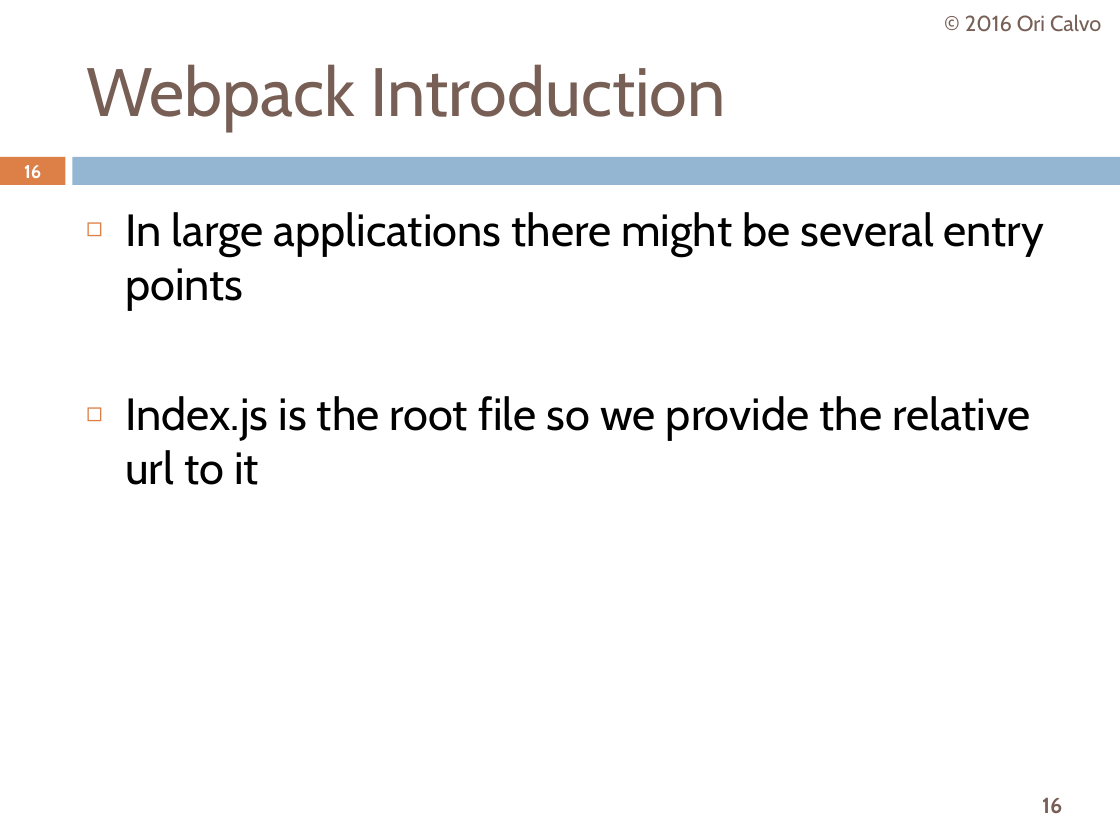
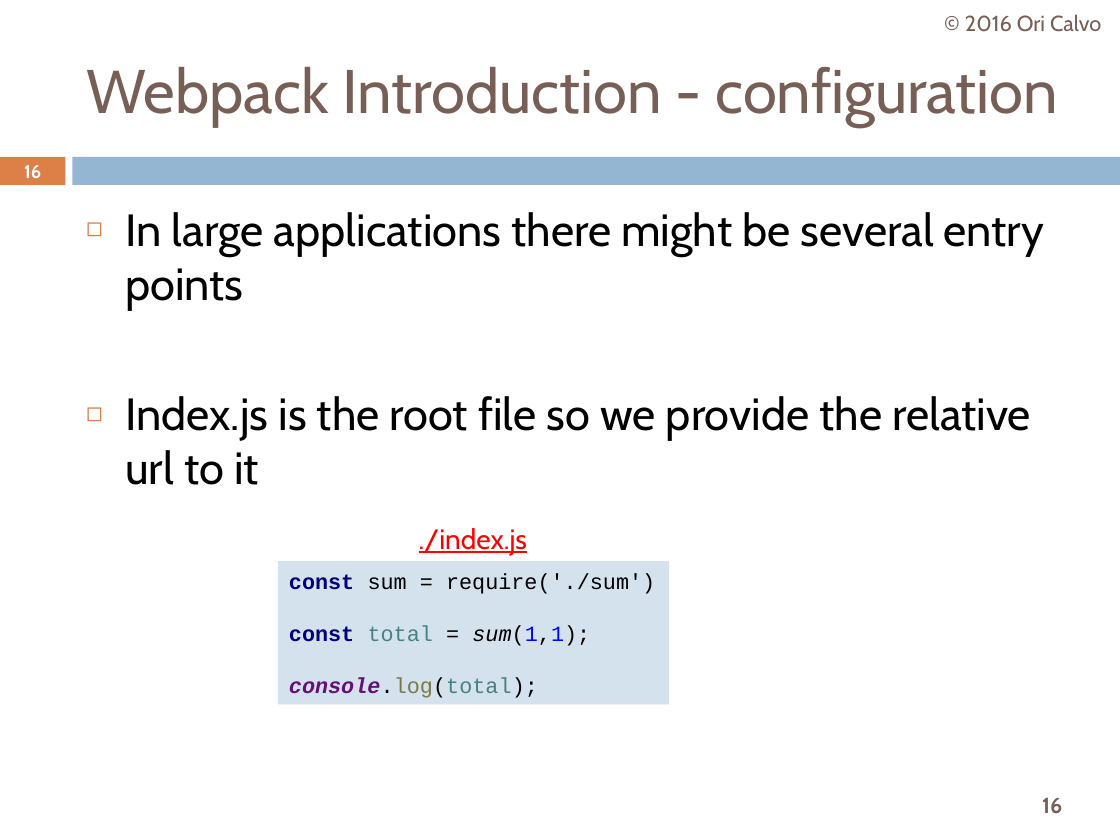
Before and after one commit to oricalvo/course-webpack, a slide deck: slide 16 of Webpack.pptx. Drawn at 1120x840 pixels with LibreOffice and Linux fonts; fonts in the diff are those of the drawing. Boxes give left, top, right and bottom in pixels: in the first picture for what was removed or moved away, otherwise in the second. Text is boxed around its words. In the diff, an @@ line names an element or a change of style, - is before the commit and + after.

```diff
--- a/Webpack.pptx
+++ b/Webpack.pptx
@@ title at [86,67,1058,127]: text changed; size 44 to 39.6 pt @@
-Webpack Introduction
+Webpack Introduction - configuration
@@ text added at [419,528,527,555], 18 pt, text #FF0000, underline @@
+./index.js
@@ rectangle added at [278,561,669,704], fill #D4E2ED, 14 pt, text #000000 @@
+const sum = require('./sum')
+const total = sum(1,1);
+console.log(total);
```
Also in this commit, not shown: 81 other slides changed, 4 slides added.
